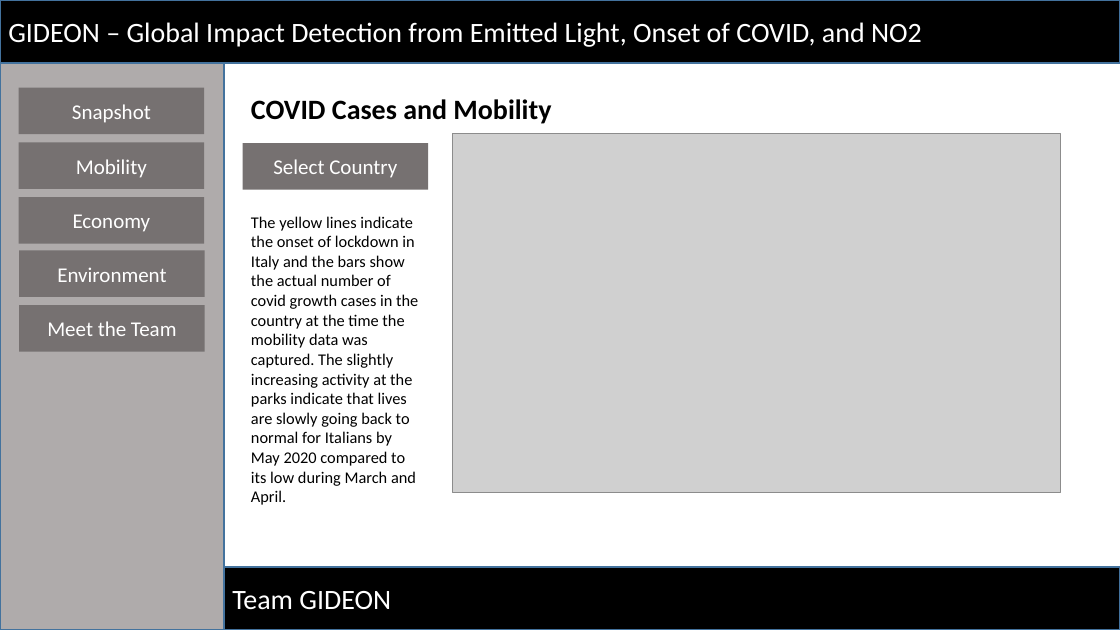
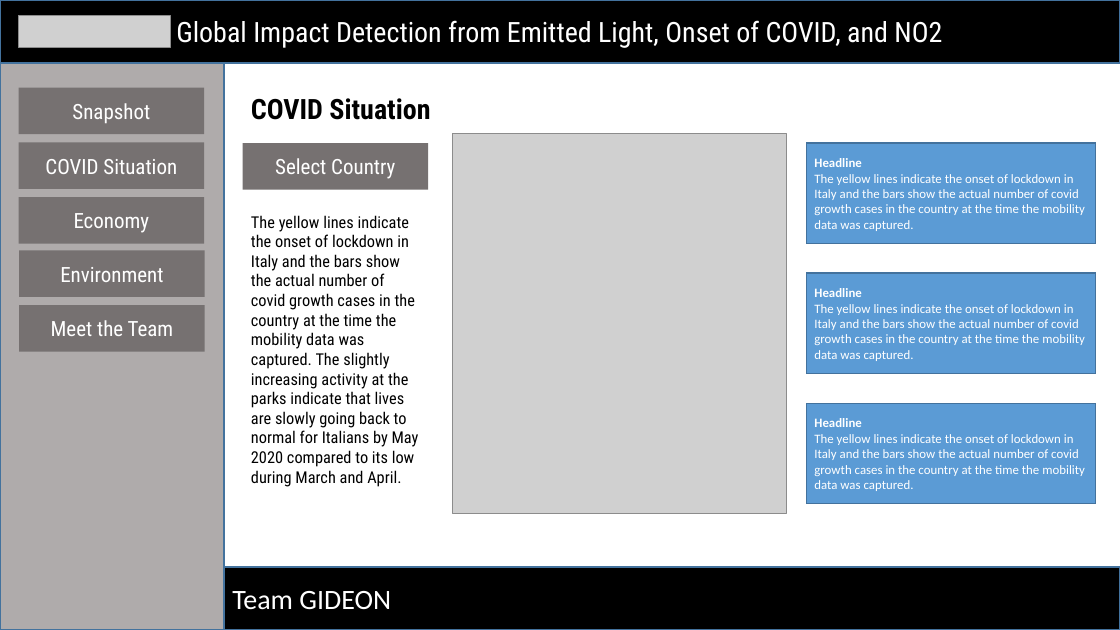
Before and after one commit to docligot/gqueers_space_apps, a slide deck: slide 2 of wireframe/Wireframe.pptx. Drawn at 1120x630 pixels with LibreOffice and Linux fonts; fonts in the diff are those of the drawing; grey boxes stand for pictures. Boxes give left, top, right and bottom in pixels: in the first picture for what was removed or moved away, otherwise in the second. Text is boxed around its words. In the diff, an @@ line names an element or a change of style, - is before the commit and + after.

```diff
--- a/wireframe/Wireframe.pptx
+++ b/wireframe/Wireframe.pptx
@@ picture added at (x1=18, y1=15, x2=171, y2=47) @@
@@ text in rectangle at (x1=176, y1=20, x2=942, y2=48): text changed; font Calibri to Roboto Condensed @@
-GIDEON – Global Impact Detection from Emitted Light, Onset of COVID, and NO2
+Global Impact Detection from Emitted Light, Onset of COVID, and NO2
@@ text at (x1=251, y1=98, x2=430, y2=120): text changed; font Calibri to Roboto Condensed @@
-COVID Cases and Mobility
+COVID Situation
@@ picture resized from (x1=452, y1=134, x2=1060, y2=492) to (x1=452, y1=134, x2=787, y2=513) @@
@@ rectangle added at (x1=807, y1=143, x2=1096, y2=244), fill #5B9BD5, outline #43739E 1 pt, 11 pt, text #FFFFFF @@
+Headline
+The yellow lines indicate the onset of lockdown in Italy and the bars show the actual number of covid growth cases in the country at the time the mobility data was captured.
@@ text in rectangle at (x1=45, y1=159, x2=177, y2=174): text changed; font Calibri to Roboto Condensed @@
-Mobility
+COVID Situation
@@ font Calibri to Roboto Condensed in 6 elements at (x1=18, y1=87, x2=204, y2=134), (x1=18, y1=197, x2=204, y2=245), (x1=19, y1=250, x2=205, y2=297), (x1=19, y1=305, x2=205, y2=352), (x1=243, y1=143, x2=429, y2=190), (x1=251, y1=215, x2=419, y2=487) @@
@@ rectangle added at (x1=807, y1=273, x2=1096, y2=374), fill #5B9BD5, outline #43739E 1 pt, 11 pt, text #FFFFFF @@
+Headline
+The yellow lines indicate the onset of lockdown in Italy and the bars show the actual number of covid growth cases in the country at the time the mobility data was captured.
@@ rectangle added at (x1=807, y1=403, x2=1096, y2=504), fill #5B9BD5, outline #43739E 1 pt, 11 pt, text #FFFFFF @@
+Headline
+The yellow lines indicate the onset of lockdown in Italy and the bars show the actual number of covid growth cases in the country at the time the mobility data was captured.
```
Also in this commit, not shown: 4 other slides changed.
